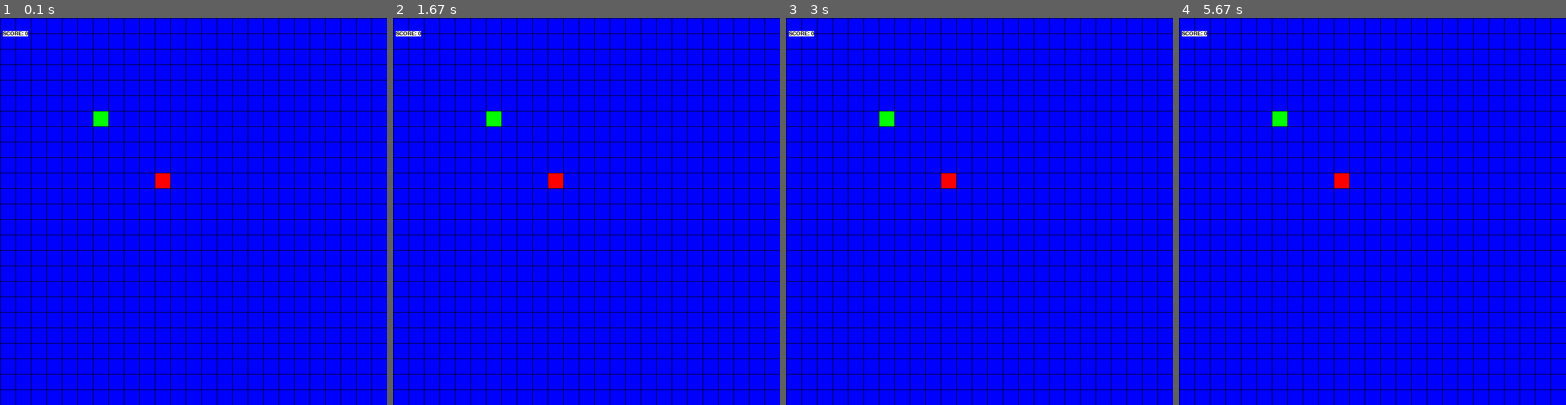
Above: before the commit, frames 1-4 (left to right).
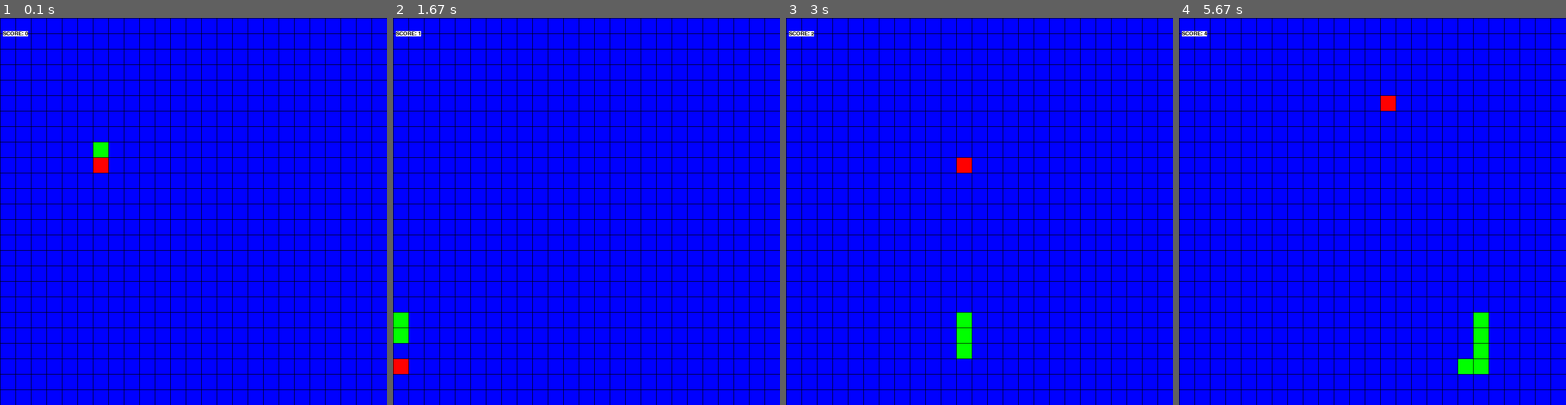
Above: after the commit, the same moments.

Repository: Anahadd/SnakeGame_PyGame
Game: pygame game, started from main.py
Same seed, same stepped clock (60 frames per second), same inputs: the game is played once before the commit and once after it.
Inputs:
- Up to frame 1 (0.1 s): no input
- Up to frame 2 (1.67 s): no input
- Up to frame 3 (3 s): no input
- Up to frame 4 (5.67 s): no input

The runs differ from the first frame. In frame 1, 0.6% of the frame differs, in the area x 24-44%, y 24-44%; in frame 2, 0.8%; in frame 3, 0.9%; in frame 4, 1.2%, in the area x 6-80%, y 3-92%.

Commit message:
Update main.py
fix collision w self by adding bfs if there is blocks in its own way

Diff:
--- a/main.py
+++ b/main.py
@@ -2,6 +2,9 @@
 from pygame.locals import *
 from fruit import Fruits
 from blocks import Block
+import time
+import numpy as np
+
 
 # game
 pygame.init()
@@ -19,34 +22,31 @@
 running = True
 speed = 32
 last_key = ""
-fruit = Fruits(320, 320)
+fruit = Fruits(192, 288)
 snake_blocks = [Block(x, y)]
 
 # q learning parameters
 updateCoordinates = ()
 updateCoordinatesBlocks = [[0] * 1 for i in range(625)]
 updateCoordinatesFruit = ()
-grid = []
-grid_state = []
-
-# for future use - q learning
-for i in range(26):
-    for k in range(26):
-        grid.append((32 * i, 32 * k))
-        grid_state.append("empty")
+
+grid_state = np.full((25, 25), "empty", dtype=object)
+
 
 # draws player
 def drawPlayer(block):
     pygame.draw.rect(screen, (0, 255, 0), block.get_rect())
 
-def checkBoundaries(block):
+
+def checkBoundaries(block, incX, incY):
     # boundary checking
-    x, y = block.getX(), block.getY()
-    if x <= 0 or x >= rW or y <= 0 or y >= rH:
+    x, y = block.getX() + incX, block.getY() + incY
+    if x < 0 or x > rW or y < 0 or y > rH:
         print("Game Over! You went out of bounds.")
         return False
     else:
         return True
+
 
 def draw_grid():
     # draws the grid lines
@@ -55,28 +55,98 @@
     for y in range(0, rH, 32):
         pygame.draw.line(screen, (0, 0, 0), (0, y), (rW, y))
 
-# updates grid state
+def pixel_to_grid(x, y):
+    return x // 32, y // 32
+
 def updateGrid(updateCoordinates, updateCoordinatesBlocks, updateCoordinatesFruit):
-    for i in range(0, len(grid)):
-        current = grid[i]
-        grid_state[i] = "empty"
-        if current == updateCoordinates:
-            grid_state[i] = "head of snake"
-        for k in updateCoordinatesBlocks:
-            if current == k:
-                grid_state[i] = "snake"
-        if current == updateCoordinatesFruit:
-            grid_state[i] = "food"
-
-    '''
-    # prints out grid state (will not be needed)
-    for row in range(25):
-        for col in range(25):
-            print(f"{grid_state[row * 25 + col]:4}", end=" ")
-        print()
-
-    print("\n\n\n")
-    '''
+    grid_state[:, :] = "empty"
+
+    head_x, head_y = pixel_to_grid(*updateCoordinates)
+    grid_state[head_x][head_y] = "head of snake"
+
+    for b in updateCoordinatesBlocks:
+        block_x, block_y = pixel_to_grid(*b)
+        grid_state[block_x][block_y] = "snake"
+
+    fruit_x, fruit_y = pixel_to_grid(*updateCoordinatesFruit)
+    grid_state[fruit_x][fruit_y] = "food"
+
+
+'''def checkDir(x, y, dir):
+    row = x // 32
+    col = y // 32
+
+    count = 0
+
+    if dir == "L":
+        for i in range(0, col):
+            if grid_state[row][i] == "empty":
+                count += 1
+
+        if count == col:
+            return True
+            print("clear")
+        else:
+            return False
+
+    elif dir == "R":
+        for i in range(col + 1, 25):
+            if grid_state[row][i] == "empty":
+                count += 1
+
+        if count == 24 - col:
+            return True
+            print("clear")
+        else:
+            return False
+
+    elif dir == "U":
+        for i in range(0, row):
+            if grid_state[i][col] == "empty":
+                count += 1
+        if count == row:
+            return True
+            print("clear")
+        else:
+            return False
+
+    elif dir == "D":
+        for i in range(row + 1, 25):
+            if grid_state[i][col] == "empty":
+                count += 1
+        if count == 24 - row:
+            return True
+            print("clear")
+        else:
+            return False
+'''
+def pathToFood(x_one, x_two, y_one, y_two, last_key):
+    # manhattan distance
+    total_x = x_two - x_one
+    total_y = y_two - y_one
+
+    dX = int(total_x / 32)
+    dY = int(total_y / 32)
+
+    if dX != 0:
+        if dX > 0 or dX < rW:
+            if dX > 0:
+                last_key = "L"
+                return "R"
+            else:
+                last_key = "R"
+                return "L"
+    elif dY != 0:
+        if dY > 0 or dY < rH:
+            if dY > 0:
+                last_key = "U"
+                return "D"
+            else:
+                last_key = "D"
+                return "U"
+    else:
+        return 'S'
+
 
 while running:
     for event in pygame.event.get():
@@ -99,14 +169,16 @@
     # set parameters for snake head (x, y)
     head_x, head_y = snake_blocks[0].getX(), snake_blocks[0].getY()
 
+    d = pathToFood(head_x, fruit.getX(), head_y, fruit.getY(), last_key)
+
     # directions
-    if last_key == "L":
+    if d == "L" and checkBoundaries(snake_blocks[0], -32, 0) == True:
         head_x -= speed
-    elif last_key == "R":
+    elif d == "R" and checkBoundaries(snake_blocks[0], 32, 0) == True:
         head_x += speed
-    elif last_key == "U":
+    elif d == "U" and checkBoundaries(snake_blocks[0], 0, -32) == True:
         head_y -= speed
-    elif last_key == "D":
+    elif d == "D" and checkBoundaries(snake_blocks[0], 0, 32) == True:
         head_y += speed
 
     # create new head
@@ -122,19 +194,11 @@
     # bg
     screen.fill((0, 0, 255))
 
-    updateCoordinatesFruit = (fruit.getX(), fruit.getY())
-
-    # setting grid parameters
-    updateGrid(updateCoordinates, updateCoordinatesBlocks, updateCoordinatesFruit)
-
     # boundary check
-    running = checkBoundaries(snake_blocks[0])
-
-    # update pos
-    updateCoordinates = (x, y)
+    running = checkBoundaries(snake_blocks[0], 0, 0)
+
     for block in snake_blocks:
         drawPlayer(block)
-        updateCoordinatesBlocks.append((block.getX(), block.getY()))
 
         # check if snake hit itself
         if block != snake_blocks[0]:
@@ -142,6 +206,12 @@
             if collide:
                 running = False
                 print("Collision With Self")
+                print(snake_blocks[1].getX(), snake_blocks[1].getY())
+
+    snake_head_coord = (snake_blocks[0].getX(), snake_blocks[0].getY())
+    snake_body_coords = [(block.getX(), block.getY()) for block in snake_blocks[1:]]
+    fruit_coord = (fruit.getX(), fruit.getY())
+    updateGrid(snake_head_coord, snake_body_coords, fruit_coord)
 
     # draw gui
     fruit.drawFruit(screen)
